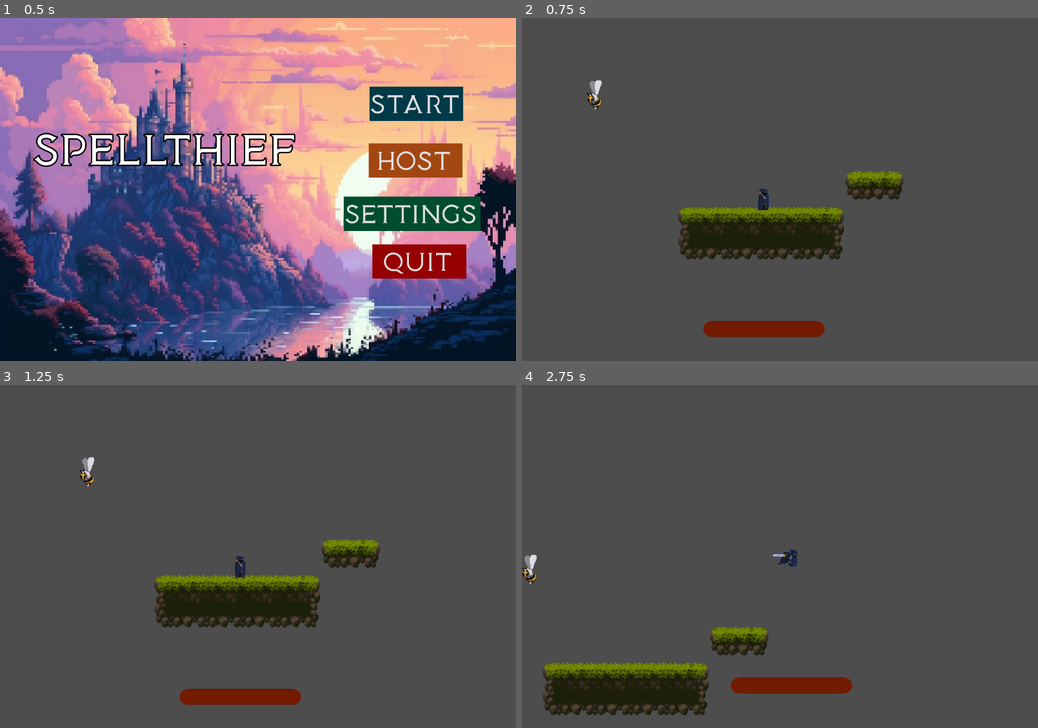
Above: before the commit, frames 1-4 (two rows, left to right).
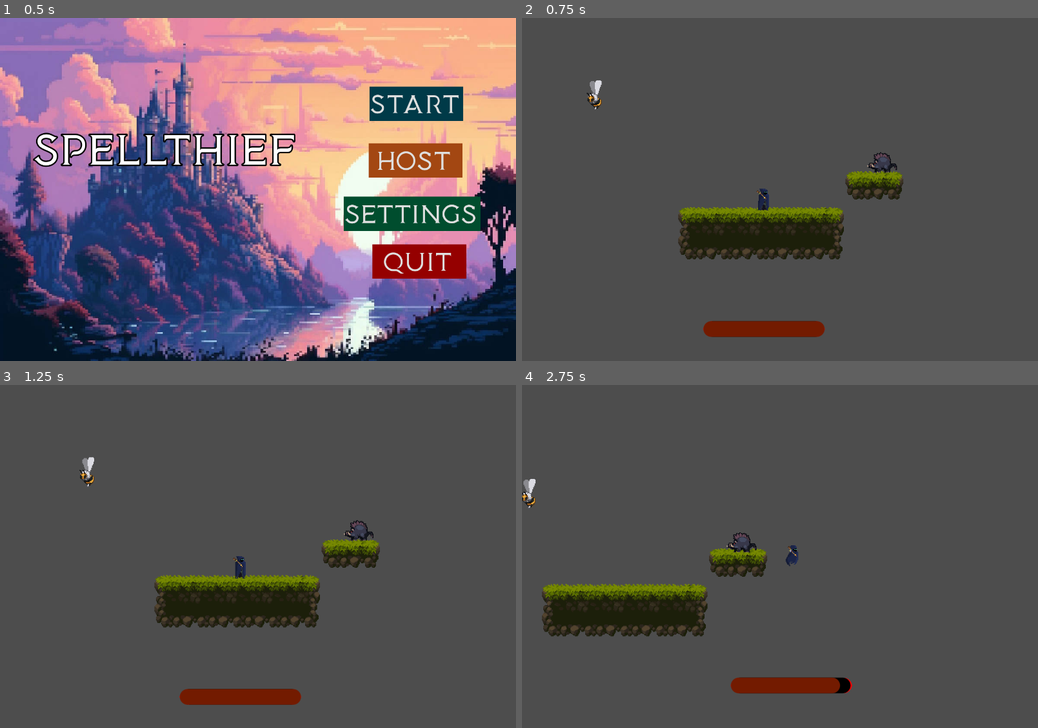
Above: after the commit, the same moments.

Repository: ACM-Game-Dev/Roguelike
Game: Godot game, scene res://Game/main_menu.tscn
Same seed, same stepped clock (60 frames per second), same inputs: the game is played once before the commit and once after it.
Inputs (mouse positions are in pixels of both pictures, inside the frame that each line leads up to):
- Up to frame 1 (0.5 s): no input
- Up to frame 2 (0.75 s): click "Start" at 0.5 s
- Up to frame 3 (1.25 s): no input
- Up to frame 4 (2.75 s): move the mouse to (893, 539) at 1.27 s; hold D (move_right) from 1.28 s (still down); click (893, 539) at 1.35 s; tap Space (jump) at 1.52, 2.27 s; move the mouse to (676, 573) at 2.02 s; click (676, 573) at 2.1 s

Frame 1 is identical in both runs. In frame 2, 0.1% of the frame differs, in the area x 66-73%, y 39-46%; in frame 3, 0.1%; in frame 4, 11%, in the area x 0-64%, y 27-97%.

Commit message:
Created ground enemy base class

Diff:
--- a/SideScroller/Enemies/flying_enemy.tscn
+++ b/SideScroller/Enemies/Flying/flying_enemy.tscn
@@ -1,6 +1,6 @@
 [gd_scene load_steps=5 format=3 uid="uid://d1f7ngdq5rld7"]
 
-[ext_resource type="Script" path="res://Enemies/FlyingEnemy.gd" id="1_hfp2b"]
+[ext_resource type="Script" path="res://Enemies/Flying/FlyingEnemy.gd" id="1_hfp2b"]
 [ext_resource type="Texture2D" uid="uid://cr11d3fa7cm4j" path="res://Assets/Legacy-Fantasy - High Forest 2.3/Mob/Small Bee/Fly/Fly-Sheet.png" id="2_v5wq8"]
 
 [sub_resource type="CircleShape2D" id="CircleShape2D_l66iu"]
--- /dev/null
+++ b/SideScroller/Enemies/Ground/ground_enemy.gd
@@ -0,0 +1,37 @@
+extends CharacterBody2D
+
+class_name GroundEnemy
+
+@export var player: Player
+@export var enemy_stats: GroundEnemyStats
+
+var gravity = ProjectSettings.get_setting("physics/2d/default_gravity")
+
+func _ready():
+	if !player:
+		player = get_parent().get_node("CharacterBody2D")
+
+func _physics_process(delta):
+
+	if player:
+		enemy_stats.DISTANCE = (player.global_position - global_position).length()
+
+		if enemy_stats.DISTANCE < enemy_stats.RANGE:
+			enemy_stats.DIRECTION = (player.global_position - global_position).normalized()
+			global_position += enemy_stats.SPEED * enemy_stats.DIRECTION * delta
+			velocity.y += gravity * delta
+
+	if enemy_stats.DAMAGING:
+		player.take_damage(enemy_stats.DAMAGE)
+
+	move_and_slide()
+
+
+func _on_area_2d_body_entered(body):
+	if body.has_method("take_damage"):
+		enemy_stats.DAMAGING = true
+
+
+func _on_area_2d_body_exited(body):
+	if body.has_method("take_damage"):
+		enemy_stats.DAMAGING = false
--- /dev/null
+++ b/SideScroller/Enemies/Ground/ground_enemy.tscn
@@ -0,0 +1,42 @@
+[gd_scene load_steps=7 format=3 uid="uid://ca1e85fn40l64"]
+
+[ext_resource type="Script" path="res://Enemies/Ground/ground_enemy.gd" id="1_d58aw"]
+[ext_resource type="Script" path="res://Enemies/Ground/ground_enemy_stats.gd" id="2_27w8j"]
+[ext_resource type="Texture2D" uid="uid://j8r8lp8tbhw6" path="res://Assets/Legacy-Fantasy - High Forest 2.3/Mob/Boar/Idle/Idle-Sheet-export-Back.png" id="2_rqamp"]
+
+[sub_resource type="Resource" id="Resource_h0frl"]
+resource_local_to_scene = true
+script = ExtResource("2_27w8j")
+SPEED = 50.0
+DAMAGE = 1
+DAMAGING = false
+RANGE = 150.0
+DIRECTION = Vector2(0, 0)
+DISTANCE = 0.0
+
+[sub_resource type="RectangleShape2D" id="RectangleShape2D_21vc3"]
+size = Vector2(24, 22)
+
+[sub_resource type="RectangleShape2D" id="RectangleShape2D_ye46l"]
+size = Vector2(22, 20)
+
+[node name="GroundEnemy" type="CharacterBody2D"]
+script = ExtResource("1_d58aw")
+enemy_stats = SubResource("Resource_h0frl")
+
+[node name="Sprite2D" type="Sprite2D" parent="."]
+texture = ExtResource("2_rqamp")
+region_enabled = true
+region_rect = Rect2(2, 5, 40, 27)
+
+[node name="Area2D" type="Area2D" parent="."]
+
+[node name="Hurtbox" type="CollisionShape2D" parent="Area2D"]
+shape = SubResource("RectangleShape2D_21vc3")
+debug_color = Color(1, 0.117647, 0.262745, 0.419608)
+
+[node name="CollisionShape2D" type="CollisionShape2D" parent="."]
+shape = SubResource("RectangleShape2D_ye46l")
+
+[connection signal="body_entered" from="Area2D" to="." method="_on_area_2d_body_entered"]
+[connection signal="body_exited" from="Area2D" to="." method="_on_area_2d_body_exited"]
--- /dev/null
+++ b/SideScroller/Enemies/Ground/ground_enemy_stats.gd
@@ -0,0 +1,10 @@
+extends Resource
+
+class_name GroundEnemyStats
+
+@export var SPEED: float
+@export var DAMAGE: int
+@export var DAMAGING: bool
+@export var RANGE: float
+@export var DIRECTION: Vector2
+@export var DISTANCE: float
--- a/SideScroller/Game/map.tscn
+++ b/SideScroller/Game/map.tscn
@@ -7,7 +7,10 @@
 [ext_resource type="PackedScene" uid="uid://cb1uy0gqtdqqs" path="res://Items/item_pickup.tscn" id="5_11duo"]
 [ext_resource type="Script" path="res://Items/item_pickup.gd" id="6_vcysp"]
 [ext_resource type="Script" path="res://Items/feather.gd" id="7_5c238"]
-[ext_resource type="PackedScene" uid="uid://d1f7ngdq5rld7" path="res://Enemies/flying_enemy.tscn" id="8_lbamq"]
+[ext_resource type="PackedScene" uid="uid://d1f7ngdq5rld7" path="res://Enemies/Flying/flying_enemy.tscn" id="8_lbamq"]
+[ext_resource type="Script" path="res://Player/PlayerStats.gd" id="9_m7p3i"]
+[ext_resource type="PackedScene" uid="uid://ca1e85fn40l64" path="res://Enemies/Ground/ground_enemy.tscn" id="10_yf8bm"]
+[ext_resource type="Script" path="res://Enemies/Ground/ground_enemy_stats.gd" id="11_i4rnn"]
 
 [sub_resource type="TileSetAtlasSource" id="TileSetAtlasSource_bhax0"]
 texture = ExtResource("4_u8pp0")
@@ -481,6 +484,25 @@
 
 [sub_resource type="RectangleShape2D" id="RectangleShape2D_xnxu6"]
 
+[sub_resource type="Resource" id="Resource_yxtg4"]
+resource_local_to_scene = true
+script = ExtResource("9_m7p3i")
+MAX_HEALTH = 100
+CURR_HEALTH = 100
+MOVE_SPEED = 150.0
+JUMP_POWER = -400.0
+NUM_JUMPS = 1
+
+[sub_resource type="Resource" id="Resource_0gkm4"]
+resource_local_to_scene = true
+script = ExtResource("11_i4rnn")
+SPEED = 50.0
+DAMAGE = 1
+DAMAGING = false
+RANGE = 150.0
+DIRECTION = Vector2(0, 0)
+DISTANCE = 0.0
+
 [node name="Map" type="Node2D"]
 script = ExtResource("1_u1kog")
 
@@ -525,6 +547,12 @@
 
 [node name="Player" parent="." instance=ExtResource("3_86lmv")]
 position = Vector2(499, 321)
+playerStats = SubResource("Resource_yxtg4")
+
+[node name="GroundEnemy" parent="." node_paths=PackedStringArray("player") instance=ExtResource("10_yf8bm")]
+position = Vector2(657, 286)
+player = NodePath("../Player")
+enemy_stats = SubResource("Resource_0gkm4")
 
 [connection signal="body_entered" from="item_pickup2" to="item_pickup2" method="_on_body_entered"]
 
Renamed: SideScroller/Enemies/FlyingEnemy.gd -> SideScroller/Enemies/Flying/FlyingEnemy.gd
Not shown: 1 places in SideScroller/Game/map.tscn that only renumber resources
